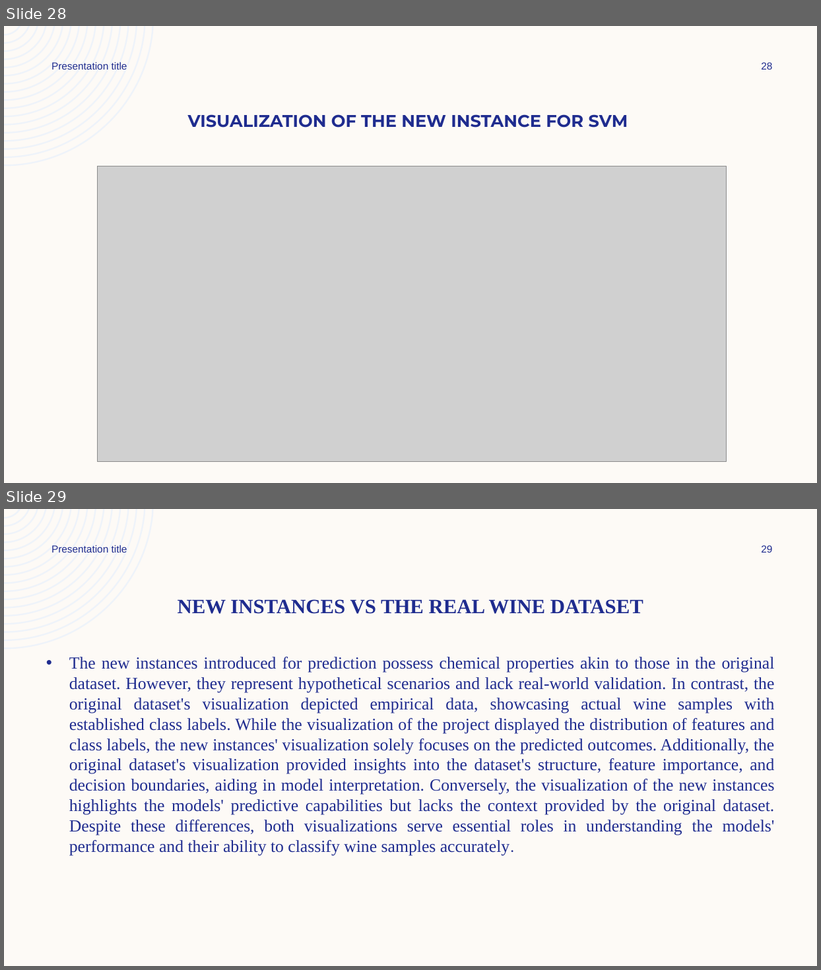
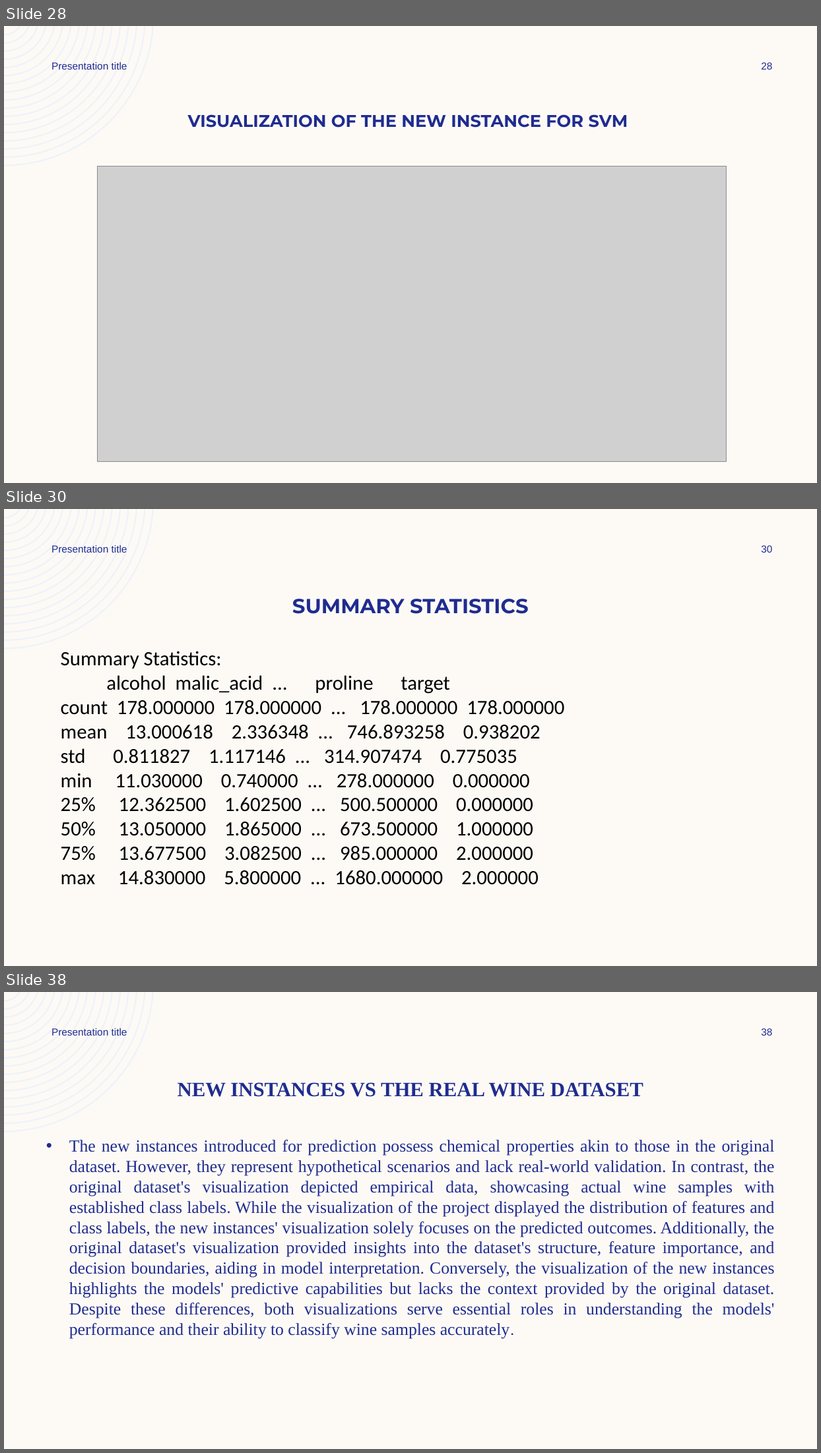
Before and after one commit to bigkebs/code-path-preview, a slide deck: Wine Classification Project_KBM_2024.pptx. Shown one above the other, each under a label of ours: slides 28 and 29 before the commit, slides 28, 30 and 38 after it; the slides between them are not shown. The pictures are 821x970 and 821x1453 pixels, drawn with LibreOffice and Linux fonts; fonts in the diff are those of the drawing; grey boxes stand for pictures. Boxes give left, top, right and bottom in pixels: in the first picture for what was removed or moved away, otherwise in the second. Text is boxed around its words. In the diff, an @@ line names an element or a change of style, - is before the commit and + after.

```diff
--- a/Wine Classification Project_KBM_2024.pptx
+++ b/Wine Classification Project_KBM_2024.pptx
@@ slide 30 added at bbox=[4, 509, 817, 966], background #FDFAF6; not listed: 1 template element that a slide beside it also shows @@
@@ text added at bbox=[52, 545, 127, 553], 12 pt, text #1F2C8F @@
+Presentation title
@@ page number added at bbox=[761, 545, 772, 553], 12 pt, text #1F2C8F @@
+30
@@ title added at bbox=[292, 599, 529, 614], 24 pt, text #1F2C8F, bold @@
+SUMMARY STATISTICS
@@ text added at bbox=[61, 651, 564, 885], 24 pt, text #000000 @@
+Summary Statistics:
+alcohol malic_acid ... proline target
+count 178.000000 178.000000 ... 178.000000 178.000000
+mean 13.000618 2.336348 ... 746.893258 0.938202
+std 0.811827 1.117146 ... 314.907474 0.775035
+min 11.030000 0.740000 ... 278.000000 0.000000
+25% 12.362500 1.602500 ... 500.500000 0.000000
+50% 13.050000 1.865000 ... 673.500000 1.000000
+75% 13.677500 3.082500 ... 985.000000 2.000000
+max 14.830000 5.800000 ... 1680.000000 2.000000
@@ what was slide 29 is now slide 38 @@
@@ page number at bbox=[761, 1028, 772, 1036]: text changed @@
-29
+38
```
Also in this commit, not shown: 1 slide changed, 10 other slides added.
